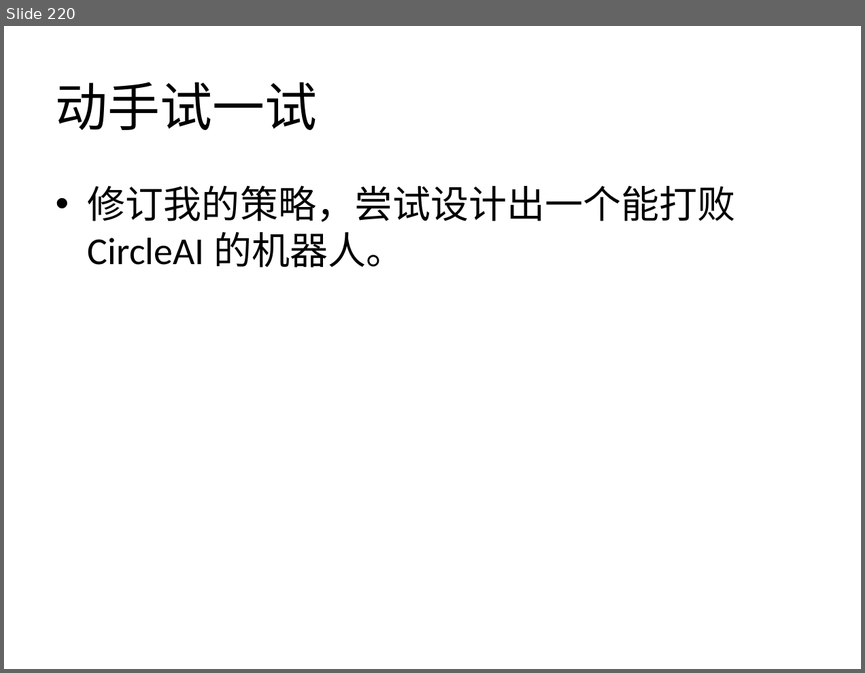
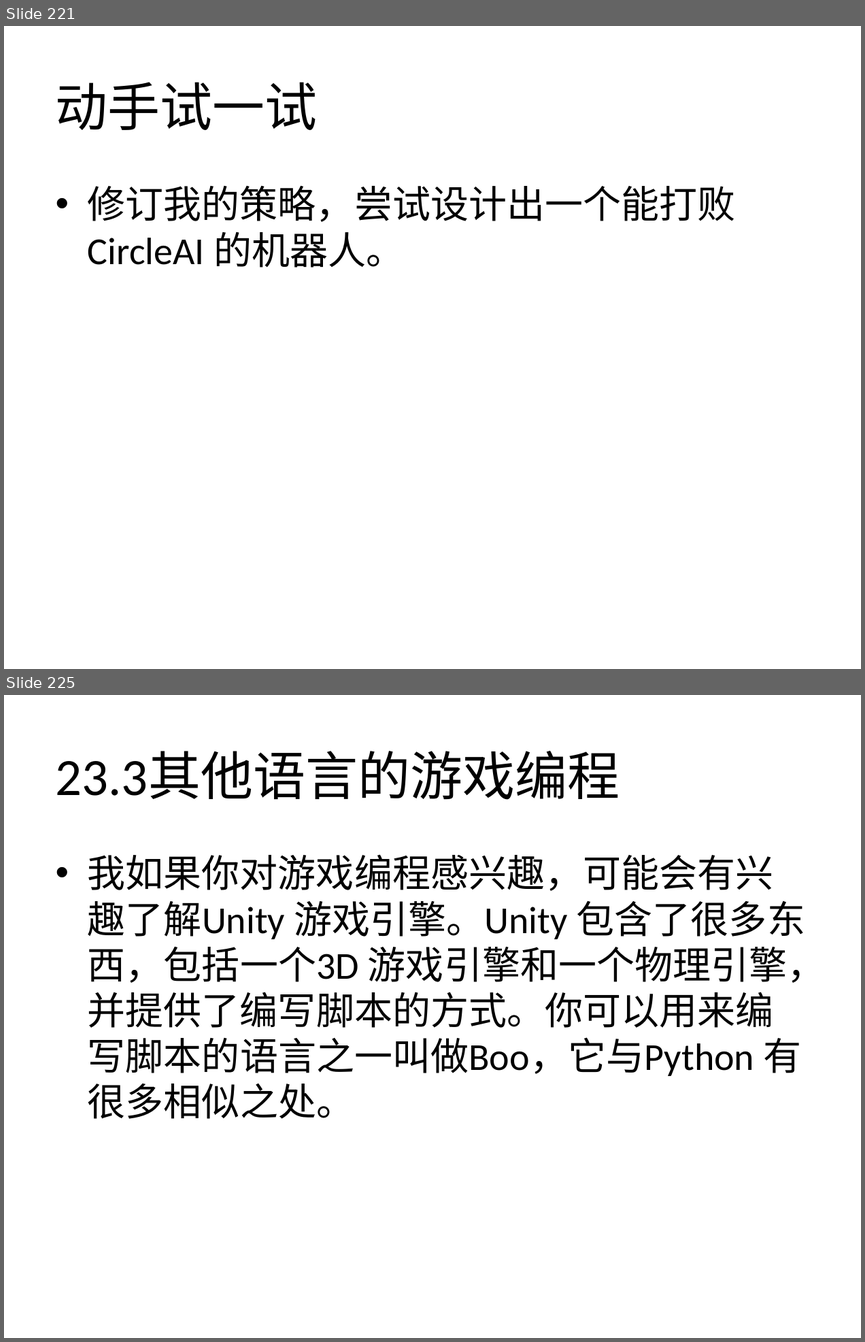
Before and after one commit to zhinan18/Python3, a slide deck: readme/Python3.pptx. Shown one above the other, each under a label of ours: slide 220 before the commit, slides 221 and 225 after it; the slides between them are not shown. The pictures are 865x673 and 865x1342 pixels, drawn with LibreOffice and Linux fonts; fonts in the diff are those of the drawing. Boxes give left, top, right and bottom in pixels: in the first picture for what was removed or moved away, otherwise in the second. Text is boxed around its words. In the diff, an @@ line names an element or a change of style, - is before the commit and + after.

```diff
--- a/readme/Python3.pptx
+++ b/readme/Python3.pptx
@@ slide 225 added at (4,695,861,1338), background #FFFFFF @@
@@ title added at (56,751,620,800), 44 pt, text #000000 @@
+23.3其他语言的游戏编程
@@ text added at (88,854,825,1119), 32 pt, text #000000 @@
+• 我如果你对游戏编程感兴趣，可能会有兴趣了解Unity 游戏引擎。Unity 包含了很多东西，包括一个3D 游戏引擎和一个物理引擎，并提供了编写脚本的方式。你可以用来编写脚本的语言之一叫做Boo，它与Python 有很多相似之处。
@@ what was slide 220 is now slide 221 @@
```
Also in this commit, not shown: 1 slide changed, 9 other slides added, 6 other files.
